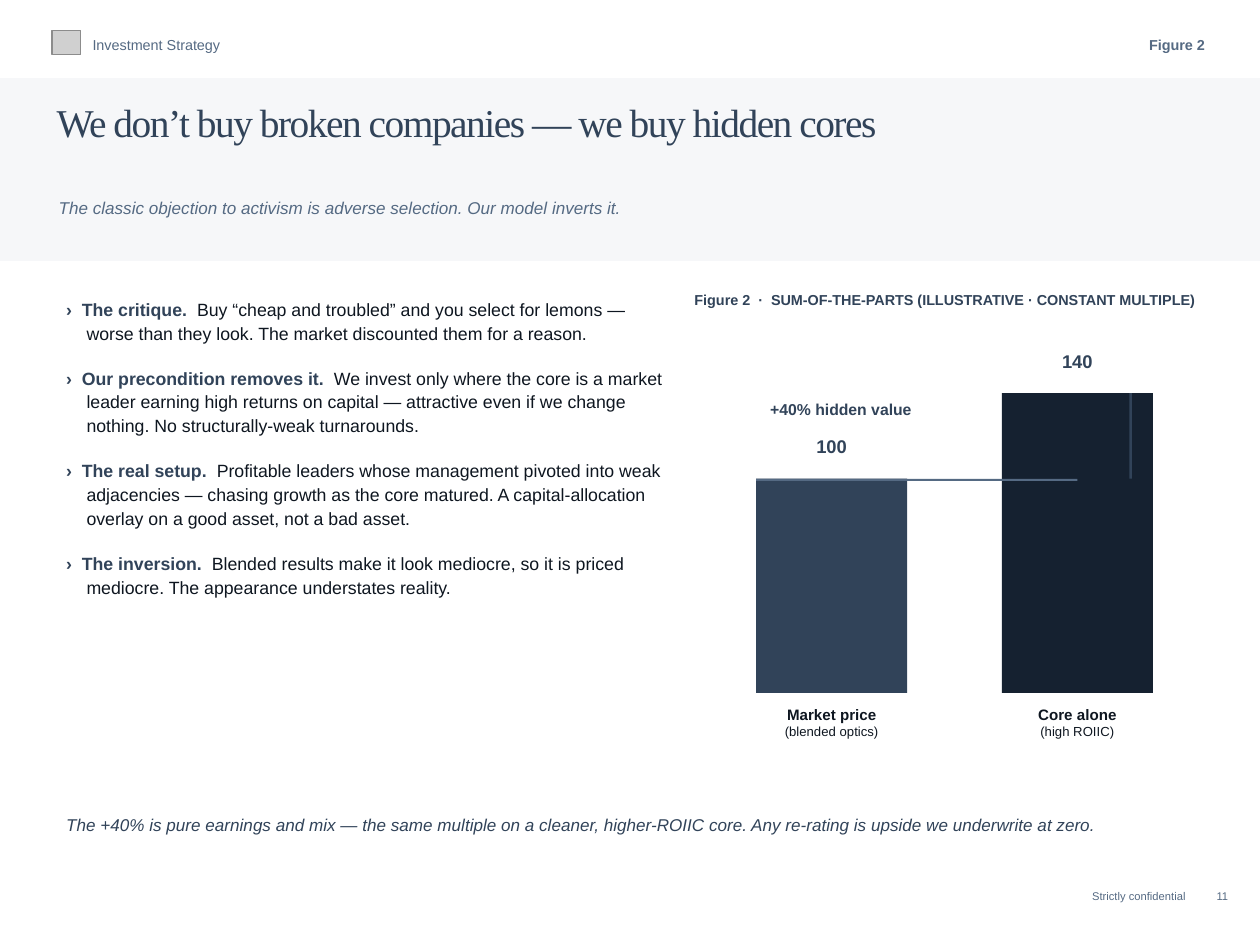
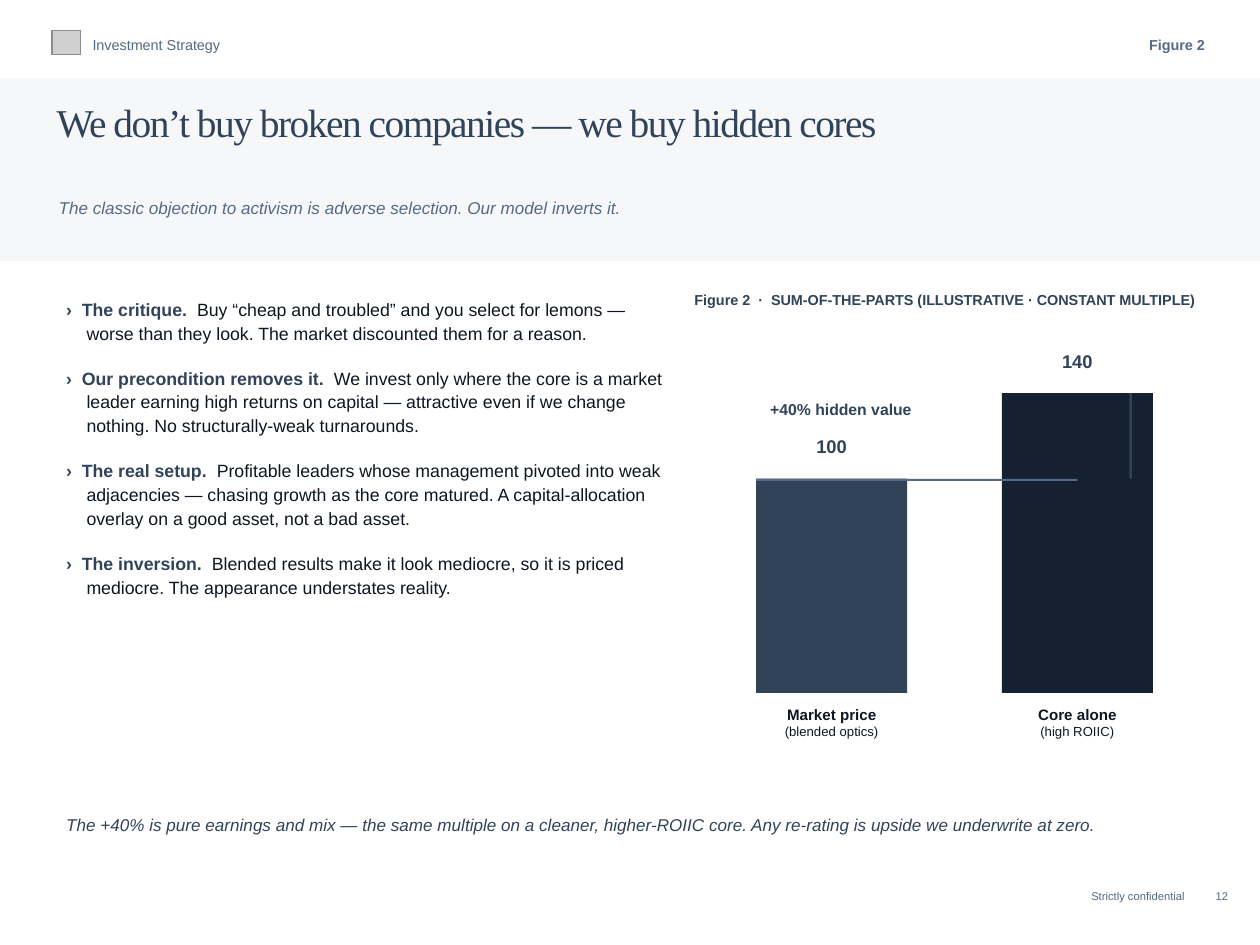
Before and after one commit to charette-lab/Claude, a slide deck: slide 12 of Athanase_Endowment_Pitch_22pp.pptx (slide 11 before the commit). Drawn at 1260x945 pixels with LibreOffice and Linux fonts; fonts in the diff are those of the drawing; grey boxes stand for pictures. Boxes give left, top, right and bottom in pixels: in the first picture for what was removed or moved away, otherwise in the second. Text is boxed around its words. In the diff, an @@ line names an element or a change of style, - is before the commit and + after.

```diff
--- a/Athanase_Endowment_Pitch_22pp.pptx
+++ b/Athanase_Endowment_Pitch_22pp.pptx
@@ text at (1091,892,1228,903): text changed @@
-Strictly confidential 11
+Strictly confidential 12
```
Also in this commit, not shown: 14 other slides changed, 1 slide added.
